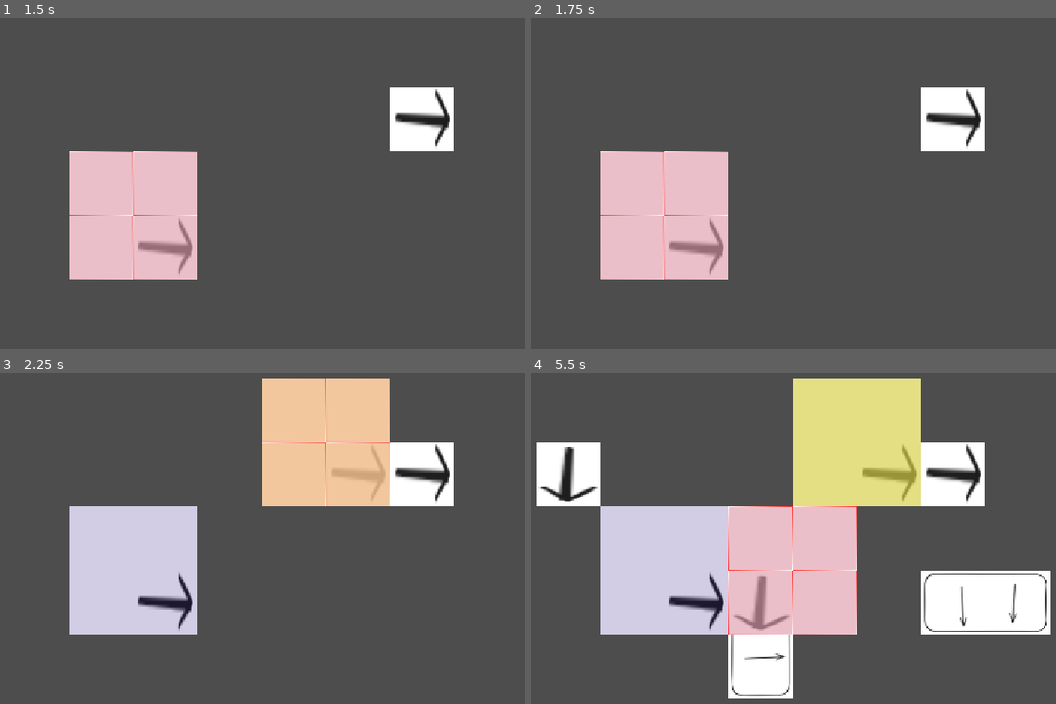
Above: before the commit, frames 1-4 (two rows, left to right).
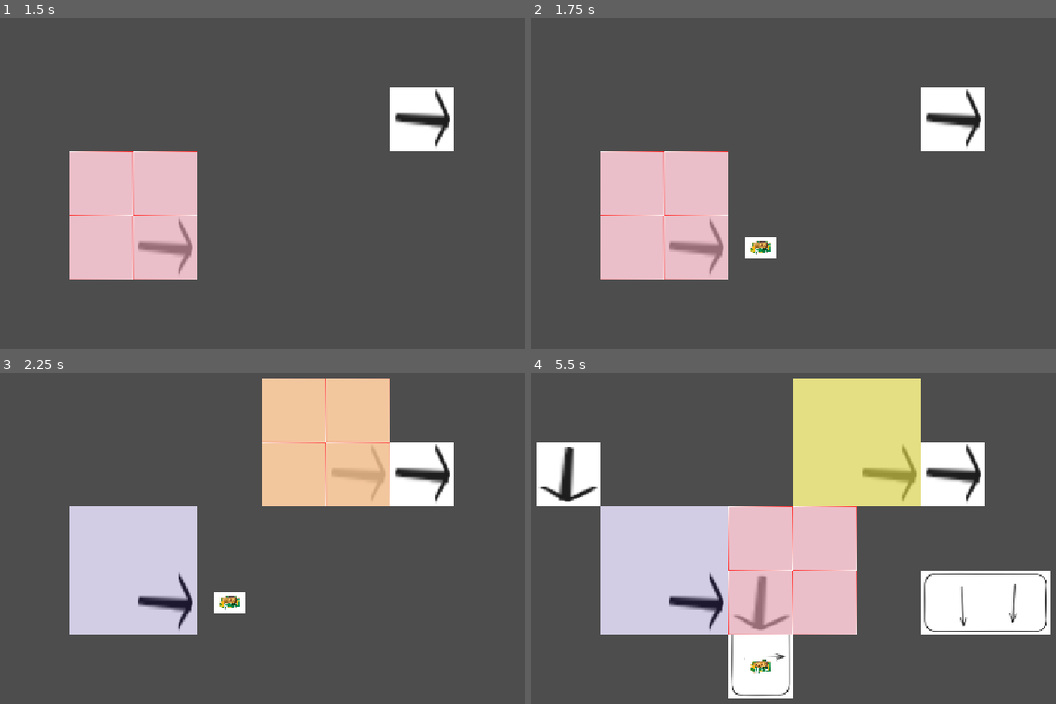
Above: after the commit, the same moments.

Repository: Schlutzkrapfen/Camara-Game
Game: Godot game, scene res://Levels/main_scene.tscn
The game is run twice, just before and just after one commit, with the same random seed, the same clock (stepped at 60 frames per second) and the same inputs.
Inputs (mouse positions are in pixels of both pictures, inside the frame that each line leads up to):
- Up to frame 1 (1.5 s): tap Enter at 0.5 s; move the mouse to (409, 147) at 0.52 s; tap 1 (Belt) at 0.6 s; click (409, 147) at 0.67 s; tap Space at 0.77, 1.25 s; move the mouse to (99, 190) at 1.27 s; tap ' (Goo_maker) at 1.35 s; click (99, 190) at 1.42 s
- Up to frame 2 (1.75 s): tap Space at 1.52 s
- Up to frame 3 (2.25 s): tap Enter at 2 s; move the mouse to (320, 432) at 2.02 s; tap 3 (HeadFactory) at 2.1 s; click (320, 432) at 2.17 s
- Up to frame 4 (5.5 s): tap Space at 2.75, 3.02, 3.77, 4.25, 4.52 s; move the mouse to (741, 608) at 2.77 s; tap 2 (Splitter) at 2.85 s; click (741, 608) at 2.92 s; tap Enter at 3.5 s; move the mouse to (998, 584) at 3.52 s; hold R (roration) 3.53-4.28 s; click (998, 584) at 3.67 s; move the mouse to (557, 462) at 4.27 s; tap 1 (Belt) at 4.35 s; click (557, 462) at 4.42 s; move the mouse to (814, 525) at 5.02 s; tap ' (Goo_maker) at 5.1 s; click (814, 525) at 5.17 s

Frame 1 is identical in both runs. In frame 2, 0.4% of the frame differs, in the area x 40-47%, y 66-73%; in frame 3, 0.4%; in frame 4, 0.2%.

Commit message:
input now functions

Diff:
--- a/Levels/flow_field.gd
+++ b/Levels/flow_field.gd
@@ -27,8 +27,8 @@
 	for item in list_items:
 		var grid_pos =main_tile_map.local_to_map(item.global_position)
 		grid_pos_array[grid_pos] = true
-		if main_tile_map.occupied_tiles.has(grid_pos):
-			main_tile_map.add_item_input(item, main_tile_map.occupied_tiles[grid_pos])
+		if main_tile_map.occupied_tiles.has(grid_pos)and main_tile_map.add_item_input(item, main_tile_map.occupied_tiles[grid_pos]):
+			continue
 		if flowfield.has(grid_pos):
 			item_used[item]=grid_pos
 	for item in item_used.keys():
--- a/Resourcen/conaer_belt.tres
+++ b/Resourcen/conaer_belt.tres
@@ -8,3 +8,4 @@
 output_tile = Dictionary[Vector2i, int]({
 Vector2i(0, 0): 0
 })
+input_size = 0
--- a/script/globals/Global.gd
+++ b/script/globals/Global.gd
@@ -13,6 +13,14 @@
 	ROTATE_270 = TileSetAtlasSource.TRANSFORM_FLIP_V | TileSetAtlasSource.TRANSFORM_TRANSPOSE,
 	None
 }
+var ROTATE_DIRECTION:Dictionary[TileTransform,Vector2] = {
+	TileTransform.ROTATE_0: Vector2(1,0),
+	TileTransform.ROTATE_90: Vector2(0,1),
+	TileTransform.ROTATE_180: Vector2(-1,0),
+	TileTransform.ROTATE_270: Vector2(0,-1),
+	TileTransform.None:Vector2(0,0)
+
+	}
 var currentrotation:TileTransform= TileTransform.ROTATE_0
 
 func get_rotation_out_of_size(x: int, y: int, rotation =TileTransform.None) -> Vector2i:
@@ -20,7 +28,6 @@
 		rotation = currentrotation
 	match rotation :
 		TileTransform.ROTATE_90:
-
 			return Vector2i(
 			-y ,
 			 x )
--- a/script/spawner.gd
+++ b/script/spawner.gd
@@ -15,9 +15,11 @@
 	var cur_time: float = 0
 	var cur_items: Array[Node2D]
 	var last_output:int =0
-	func _init( p_buildingresource: BuildingResource ,p_transform: Global.TileTransform = Global.TileTransform.None) -> void:
+	var output_position:Array[Vector2i]
+	func _init( p_buildingresource: BuildingResource ,p_outputpostion:Array[Vector2i],p_transform: Global.TileTransform = Global.TileTransform.None) -> void:
 		rotation = p_transform
 		resource_refrence = p_buildingresource
+		output_position = p_outputpostion
 
 
 
@@ -26,11 +28,16 @@
 	process_priority = -1
 	pass
 
-func add_item_input(item:Node2D,positon:Vector2i):
-	current_builds[positon].cur_items.append(item)
-	item.visible = false
-	item.process_mode = Node.PROCESS_MODE_DISABLED
+func add_item_input(item:Node2D,positon:Vector2i)->bool:
+	var factory = current_builds[positon]
+	if len(factory.cur_items) < factory.resource_refrence.input_size:
 
+		factory.cur_items.append(item)
+		item.visible = false
+		print(factory.cur_items)
+		#item.process_mode = Node.PROCESS_MODE_DISABLED
+		return true
+	return false
 
 func check_building(is_okay:bool):
 	is_okay_to_build = is_okay
@@ -41,19 +48,18 @@
 		#if factory.input == factory.cur_input:
 		factory.cur_time +=delta
 		if factory.cur_time > factory.resource_refrence.craft_time:
-			if output_items(factory,key):
+			if output_items(factory):
 				factory.cur_time = 0
 
-func output_items(factory:BuildData,positon)-> bool:
+func output_items(factory:BuildData)-> bool:
 	for item_resource in factory.resource_refrence.output:
-		var current_size:int = factory.last_output% factory.resource_refrence.output_tile.size()
-		var keys = factory.resource_refrence.output_tile.keys()
-		var cur_pos = positon + Global.get_rotation_out_of_size(keys[current_size].x,keys[current_size].y,factory.rotation)
-		if not flowfield.is_cell_free(cur_pos):
+		factory.last_output = (factory.last_output +1)% len(factory.output_position)
+		if not flowfield.is_cell_free(factory.output_position[factory.last_output]):
 			return false
 		var item = item_resource.item_scene.instantiate()
 		item.global_position = tilemap.to_global(
-		tilemap.map_to_local(cur_pos)
+
+		tilemap.map_to_local(factory.output_position[factory.last_output])
 )
 		add_child(item)
 		flowfield.append_list_items(item)
@@ -77,19 +83,22 @@
 	tilemap.set_cell(tile)
 
 
+
 func spawn(mouse_position):
 	var local_position = tilemap.to_local(mouse_position)
 	var tile = tilemap.local_to_map(local_position)
 	var current_house = Global.factory_list[Global.current_house]
+	var output_postion:Array[Vector2i]
 	for x in current_house.size.x:
 		for y in current_house.size.y:
 			var local_tile =  Vector2i(x,y)
 			var tiles = tile + Global.get_rotation_out_of_size(x ,y)
 			if current_house.output_tile.has(local_tile):
 				flowfield.append_flowfield(tiles,Global.currentrotation)
+				output_postion.append(Vector2i(tiles.x+Global.ROTATE_DIRECTION[Global.currentrotation].x,tiles.y+Global.ROTATE_DIRECTION[Global.currentrotation].y))
 			else:
 				flowfield.append_flowfield(tiles,Global.TileTransform.None)
 			occupied_tiles[tiles] = tile
 			tilemap.set_cell(tiles,current_house.tilemap_id,current_house.position_tilemap+local_tile,Global.currentrotation)
-	var buildings:BuildData = BuildData.new(current_house,Global.currentrotation)
+	var buildings:BuildData = BuildData.new(current_house,output_postion,Global.currentrotation)
 	current_builds[tile] =buildings
